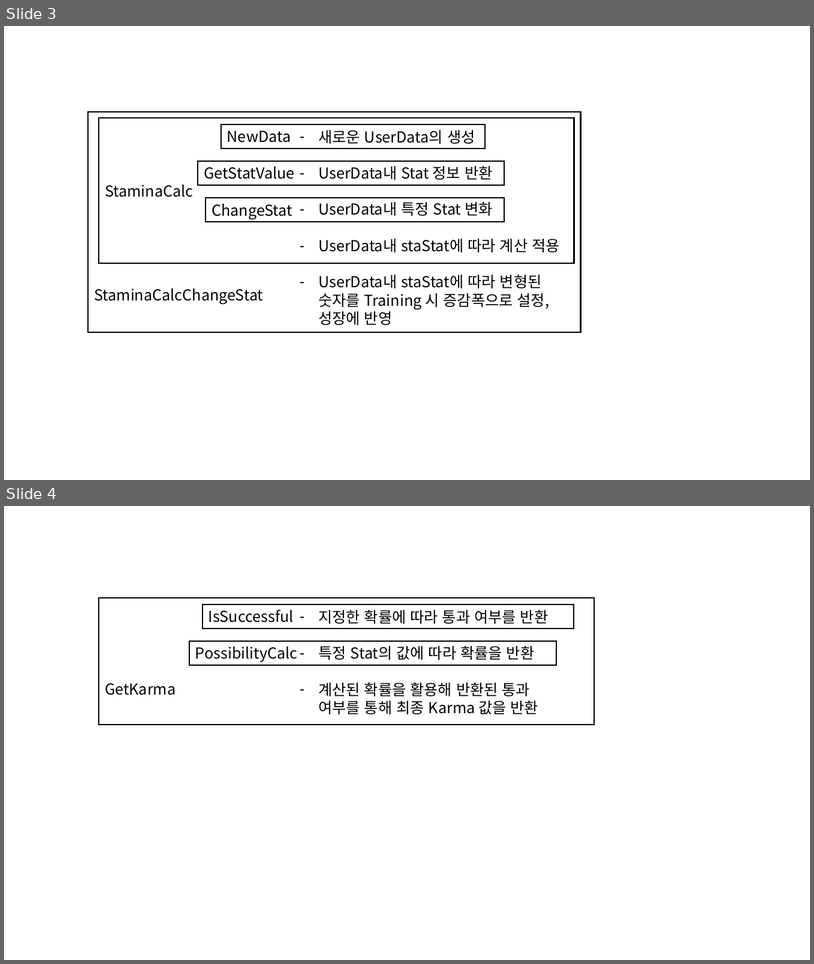
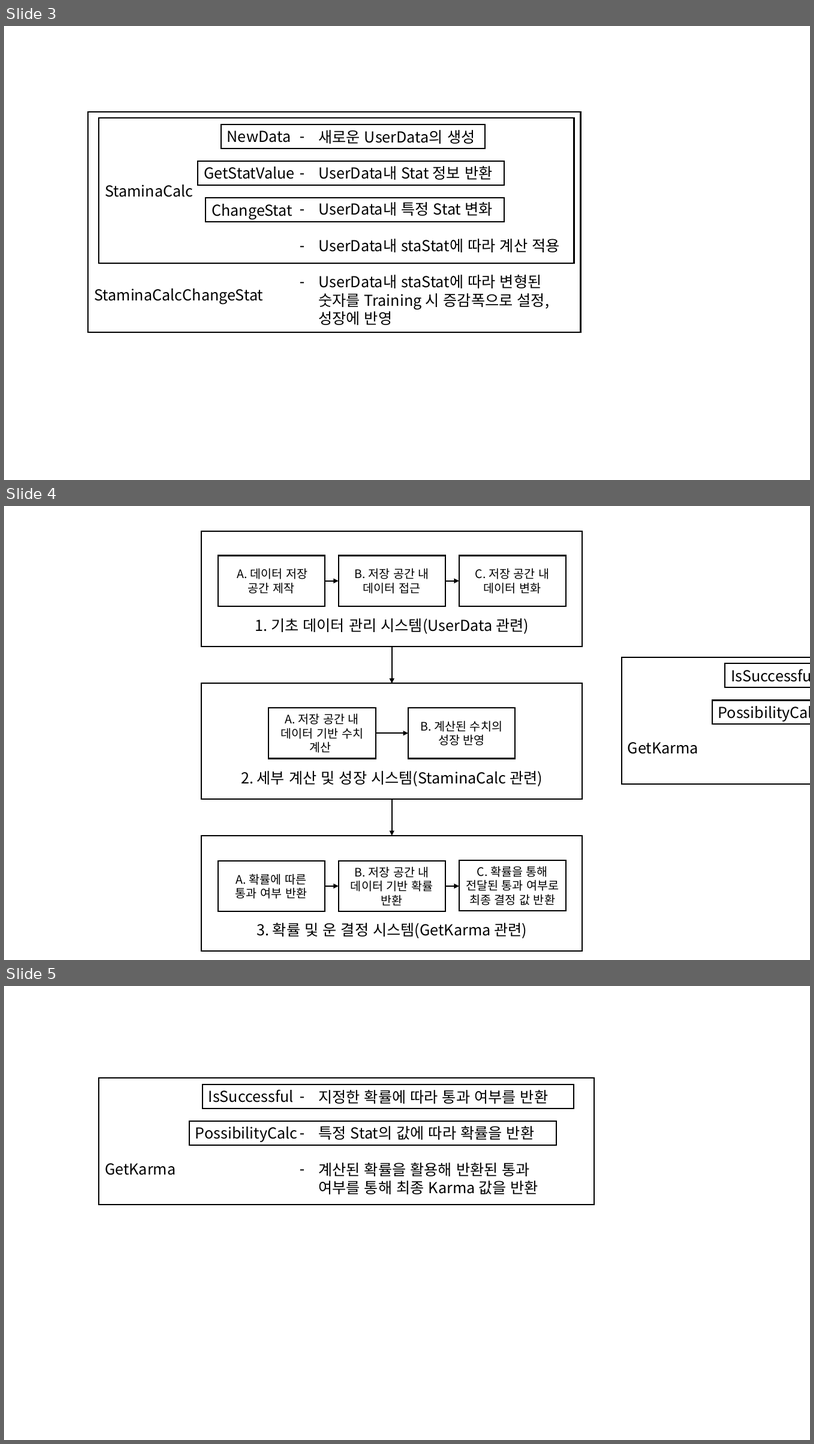
Before and after one commit to IdfKLeh/capstone, a slide deck: for_school/2nd semester/TDD용.pptx. Shown one above the other, each under a label of ours: slides 3 and 4 before the commit, slides 3, 4 and 5 after it. The pictures are 814x964 and 814x1444 pixels, drawn with LibreOffice and Linux fonts; fonts in the diff are those of the drawing. Boxes give left, top, right and bottom in pixels: in the first picture for what was removed or moved away, otherwise in the second. Text is boxed around its words. In the diff, an @@ line names an element or a change of style, - is before the commit and + after.

```diff
--- a/for_school/2nd semester/TDD용.pptx
+++ b/for_school/2nd semester/TDD용.pptx
@@ slide 4 added at (4,506,810,960), background #FFFFFF @@
@@ rectangle added at (202,531,583,646), fill #FFFFFF, outline #000000 1.5 pt, 18 pt, text #000000 @@
+1. 기초 데이터 관리 시스템(UserData 관련)
@@ rectangle added at (218,556,325,606), fill #FFFFFF, outline #000000 1.5 pt, 14 pt, text #000000 @@
+A. 데이터 저장 공간 제작
@@ rectangle added at (339,556,446,606), fill #FFFFFF, outline #000000 1.5 pt, 14 pt, text #000000 @@
+B. 저장 공간 내 데이터 접근
@@ rectangle added at (459,556,567,606), fill #FFFFFF, outline #000000 1.5 pt, 14 pt, text #000000 @@
+C. 저장 공간 내 데이터 변화
@@ arrow added from (325, 581) to (339, 581), #000000 1.5 pt @@
@@ arrow added from (446, 581) to (459, 581), #000000 1.5 pt @@
@@ arrow added from (392, 646) to (392, 683), #000000 1.5 pt @@
@@ rectangle added at (622,657,810,784), fill #FFFFFF, outline #000000 1.5 pt, 18 pt, text #000000 @@
+GetKarma
@@ rectangle added at (726,663,810,687), fill #FFFFFF, outline #000000 1.5 pt, 18 pt, text #000000 @@
+IsSuccessful
@@ rectangle added at (202,683,583,799), fill #FFFFFF, outline #000000 1.5 pt, 18 pt, text #000000 @@
+2. 세부 계산 및 성장 시스템(StaminaCalc 관련)
@@ rectangle added at (713,700,810,724), fill #FFFFFF, outline #000000 1.5 pt, 18 pt, text #000000 @@
+PossibilityCalc
@@ rectangle added at (269,708,376,758), fill #FFFFFF, outline #000000 1.5 pt, 14 pt, text #000000 @@
+A. 저장 공간 내 데이터 기반 수치 계산
@@ rectangle added at (409,708,516,758), fill #FFFFFF, outline #000000 1.5 pt, 14 pt, text #000000 @@
+B. 계산된 수치의 성장 반영
@@ arrow added from (376, 733) to (409, 733), #000000 1.5 pt @@
@@ arrow added from (392, 799) to (392, 835), #000000 1.5 pt @@
@@ rectangle added at (202,835,583,951), fill #FFFFFF, outline #000000 1.5 pt, 18 pt, text #000000 @@
+3. 확률 및 운 결정 시스템(GetKarma 관련)
@@ rectangle added at (218,861,325,912), fill #FFFFFF, outline #000000 1.5 pt, 14 pt, text #000000 @@
+A. 확률에 따른 통과 여부 반환
@@ rectangle added at (339,861,446,912), fill #FFFFFF, outline #000000 1.5 pt, 14 pt, text #000000 @@
+B. 저장 공간 내 데이터 기반 확률 반환
@@ rectangle added at (459,860,567,911), fill #FFFFFF, outline #000000 1.5 pt, 14 pt, text #000000 @@
+C. 확률을 통해 전달된 통과 여부로 최종 결정 값 반환
@@ arrow added from (325, 886) to (339, 886), #000000 1.5 pt @@
@@ arrow added from (446, 886) to (459, 886), #000000 1.5 pt @@
@@ what was slide 4 is now slide 5 @@
```
Also in this commit, not shown: 1 other file.
